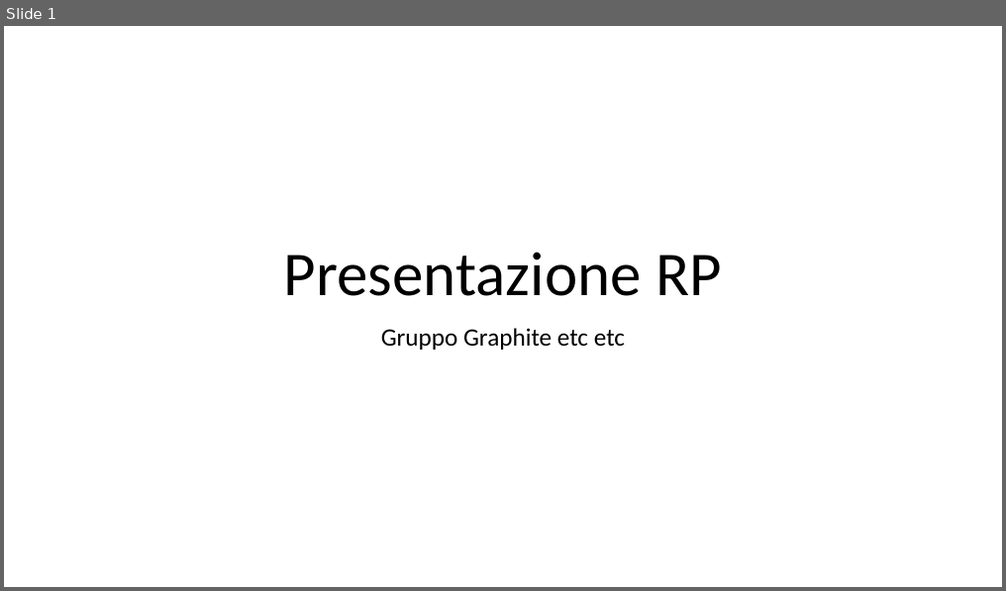
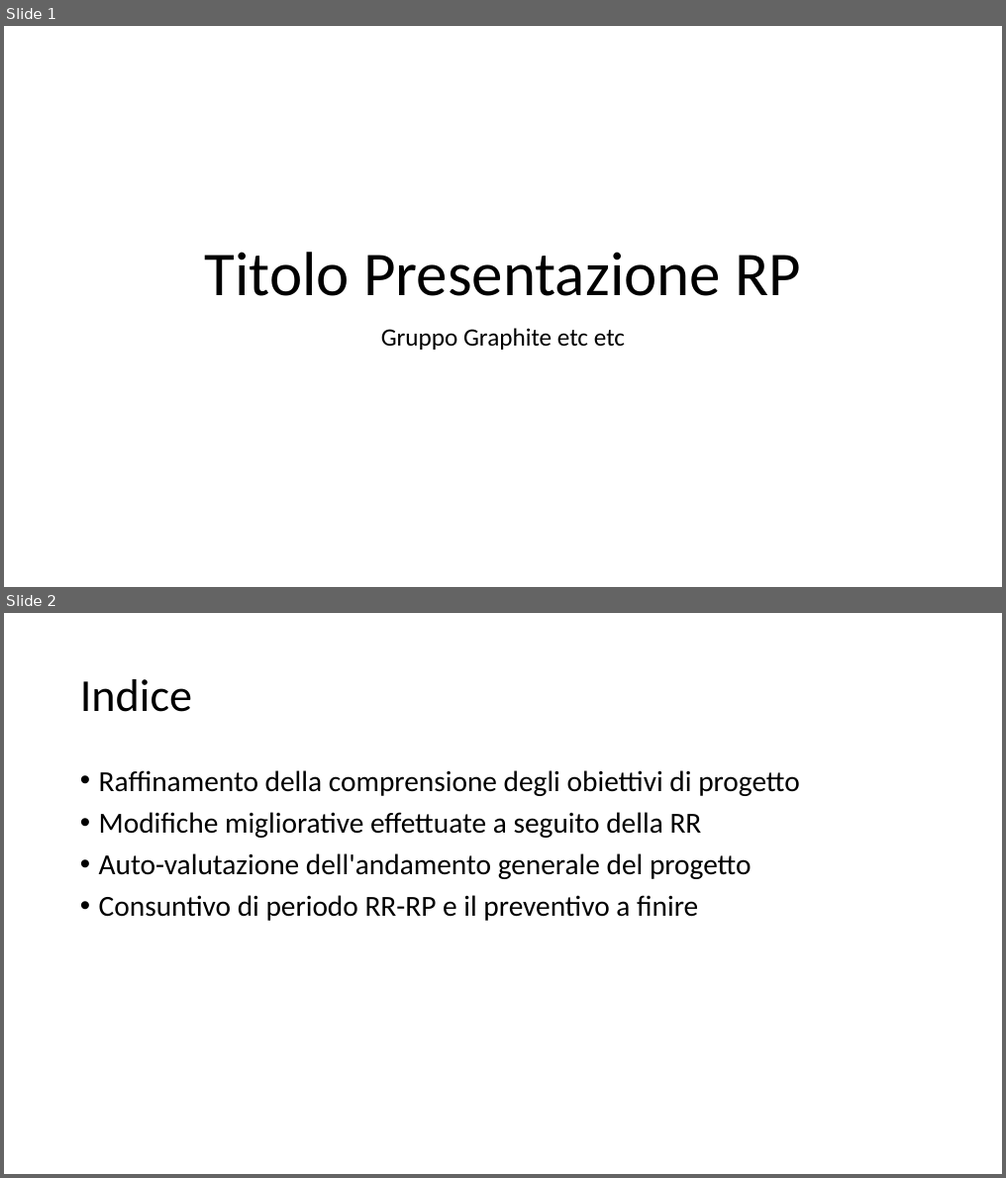
Before and after one commit to Italiaracerx/progettoSWE, a slide deck: Presentazioni/Presentazione RP 19-03-2018.pptx. Shown one above the other, each under a label of ours: slide 1 before the commit, slides 1 and 2 after it. The pictures are 1006x591 and 1006x1178 pixels, drawn with LibreOffice and Linux fonts; fonts in the diff are those of the drawing. Boxes give left, top, right and bottom in pixels: in the first picture for what was removed or moved away, otherwise in the second. Text is boxed around its words. In the diff, an @@ line names an element or a change of style, - is before the commit and + after.

```diff
--- a/Presentazioni/Presentazione RP 19-03-2018.pptx
+++ b/Presentazioni/Presentazione RP 19-03-2018.pptx
@@ slide 2 added at <box>4,613,1002,1174</box>, background #FFFFFF @@
@@ title added at <box>80,679,192,712</box>, 44 pt, text #000000 @@
+Indice
@@ text added at <box>99,770,800,921</box>, 28 pt, text #000000 @@
+• Raffinamento della comprensione degli obiettivi di progetto
+• Modifiche migliorative effettuate a seguito della RR
+• Auto-valutazione dell'andamento generale del progetto
+• Consuntivo di periodo RR-RP e il preventivo a finire
@@ slide 1 changed as well @@
@@ title at <box>205,252,801,296</box>: text changed @@
-Presentazione RP
+Titolo Presentazione RP
```
Also in this commit, not shown: 4 other slides changed, 9 other slides added.
